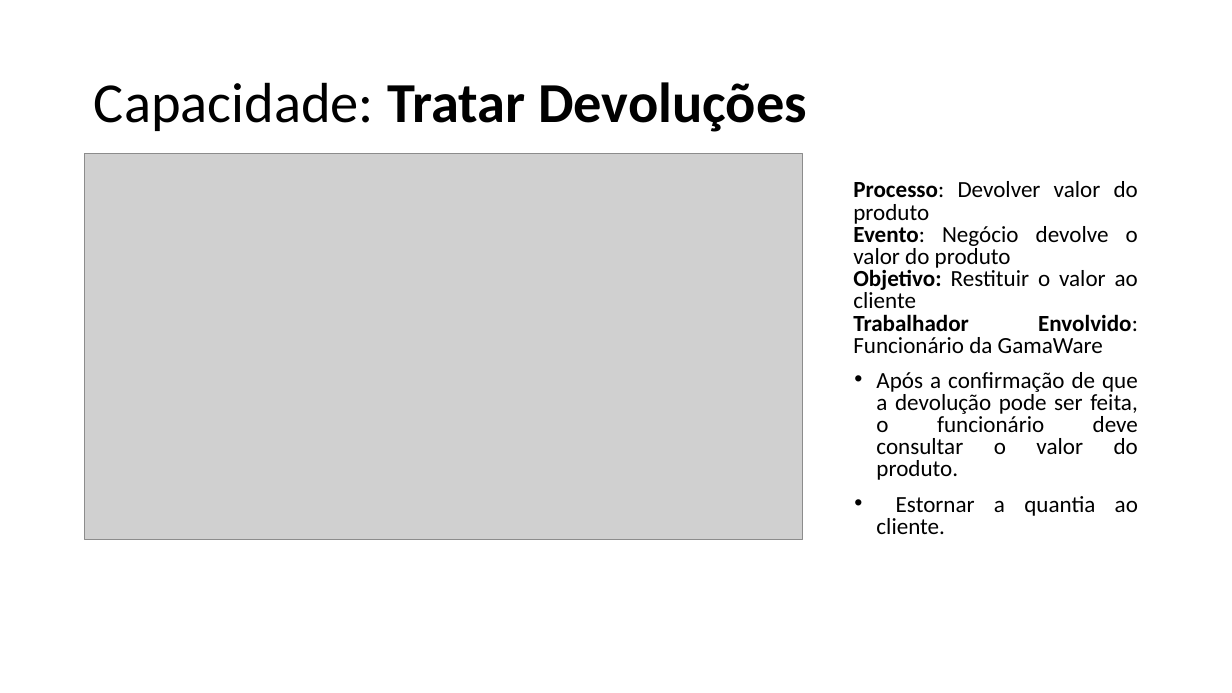
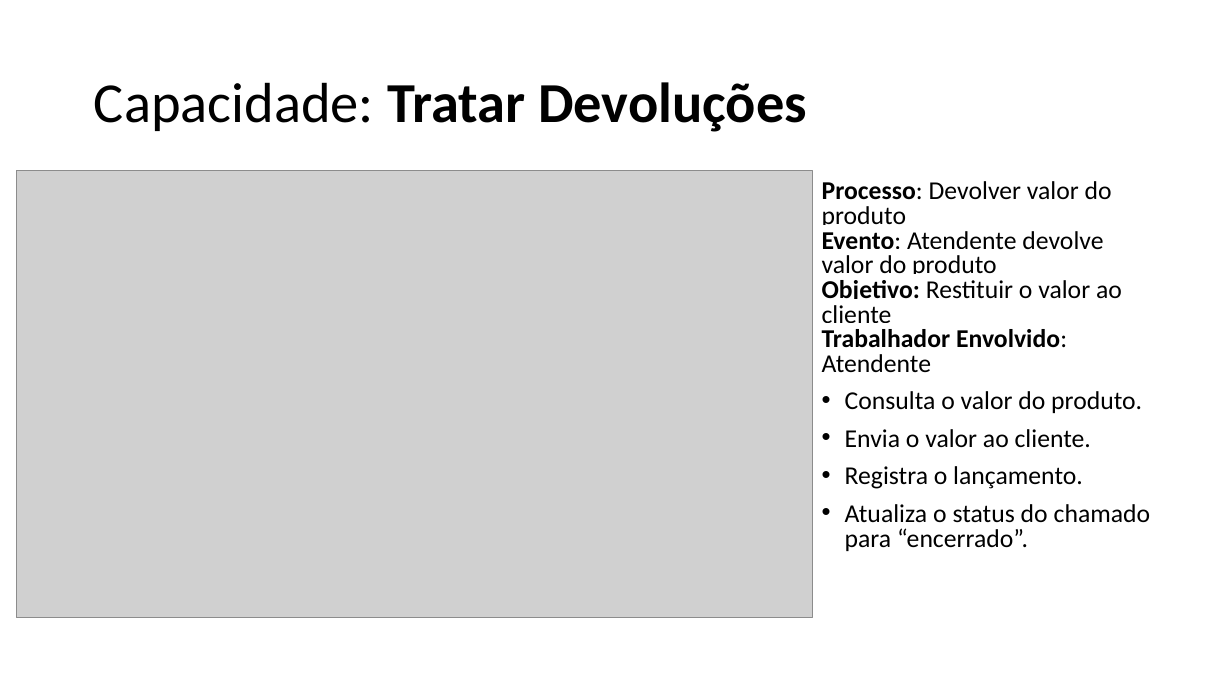
Before and after one commit to emersonsoaresdasilva/projeto-ope, a slide deck: slide 17 of 18-Descrição dos Processos de Negócio.pptx (slide 18 before the commit). Drawn at 1232x693 pixels with LibreOffice and Linux fonts; fonts in the diff are those of the drawing; grey boxes stand for pictures. Boxes give left, top, right and bottom in pixels: in the first picture for what was removed or moved away, otherwise in the second. Text is boxed around its words. In the diff, an @@ line names an element or a change of style, - is before the commit and + after.

```diff
--- a/18-Descrição dos Processos de Negócio.pptx
+++ b/18-Descrição dos Processos de Negócio.pptx
@@ picture resized from (x1=85, y1=153, x2=803, y2=541) to (x1=17, y1=171, x2=812, y2=618) @@
@@ text "Processo: Devolver valor do produto" moved from (x1=853, y1=181, x2=1138, y2=534) to (x1=822, y1=181, x2=1151, y2=551) @@
@@ text at (x1=822, y1=181, x2=1122, y2=323): size 18 to 20 pt, highlight none to #FFFFFF in "Processo: Devolver valor do produto", "Objetivo: Restituir o valor ao cliente"; alignment justified to left @@
@@ text at (x1=822, y1=231, x2=1103, y2=274): text changed; size 18 to 20 pt @@
-Evento: Negócio devolve o valor do produto
+Evento: Atendente devolve valor do produto
@@ text at (x1=822, y1=329, x2=1151, y2=551): text changed; size 18 to 20 pt @@
-Trabalhador Envolvido: Funcionário da GamaWare
-• Após a confirmação de que a devolução pode ser feita, o funcionário deve consultar o valor do produto.
-• Estornar a quantia ao cliente.
+Trabalhador Envolvido: Atendente
+• Consulta o valor do produto.
+• Envia o valor ao cliente.
+• Registra o lançamento.
+• Atualiza o status do chamado para “encerrado”.
```
Also in this commit, not shown: 9 other slides changed, 19 slides added, 12 slides removed, 53 other files.
